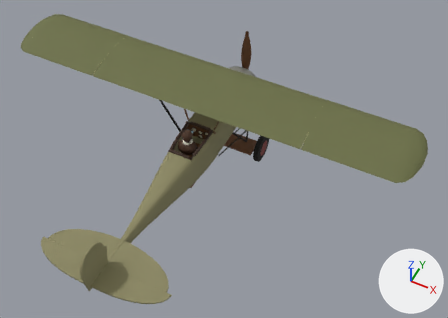
The glTF model public/models/fokker_dviii.glb as it was, and as the next commit left it.
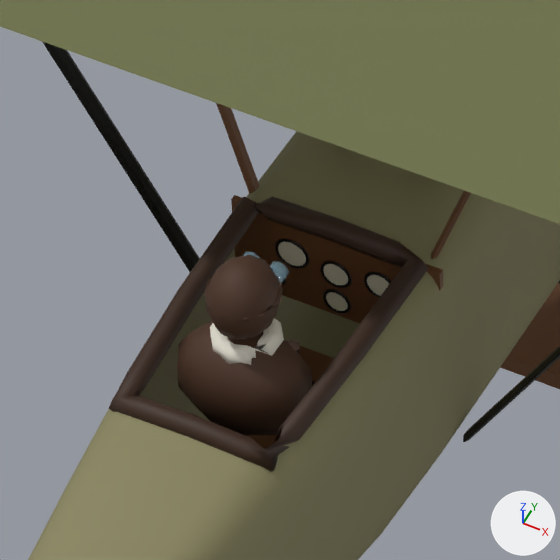
There are two pictures of each version: one whole from a camera (50 mm lens) standing at (4.29, -8.17, 9.13) and looking at (0.68, -0.96, 0.12), one close up on the part from 34% to 52% of the width and 29% to 54% of the height. Arrows for +X, +Y and +Z are at lower right; the lights stay in place. The older version's two pictures come first. Where no turn or scale is listed for an object, it has been applied to the vertices. Vertices at exactly the same position are counted once.

The scene before the commit, as lines of its bpy script (objects in view):
```python
ob_coaming = bpy.data.objects.new('Coaming', me_coaming)
ob_coaming.location = (0.0, 0.0, 0.0)
ob_cockpitinterior = bpy.data.objects.new('CockpitInterior', me_cockpitinterior)
ob_cockpitinterior.location = (0.0, 0.0, 0.0)
ob_gauge_compass = bpy.data.objects.new('Gauge_Compass', me_gauge_compass)
ob_gauge_compass.location = (0.0, -0.643, 0.139)
ob_pilot_figure = bpy.data.objects.new('Pilot_Figure', me_pilot_figure)
ob_pilot_figure.location = (0.0, 0.0, 0.0)
ob_struts = bpy.data.objects.new('Struts', me_struts)
ob_struts.location = (0.0, 0.0, 0.0)
# also in view: 'Fuselage' at (0.0, -1.61, 0.0); 'Wing_Main_L' at (-2.1, -0.28, 1.21); 'Undercarriage' at (0.0, -1.43, -0.52); 'Wing_Main_R' at (2.1, -0.28, 1.21)
```
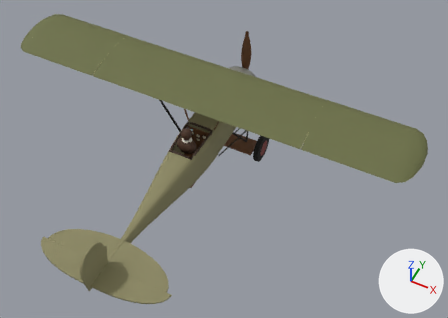
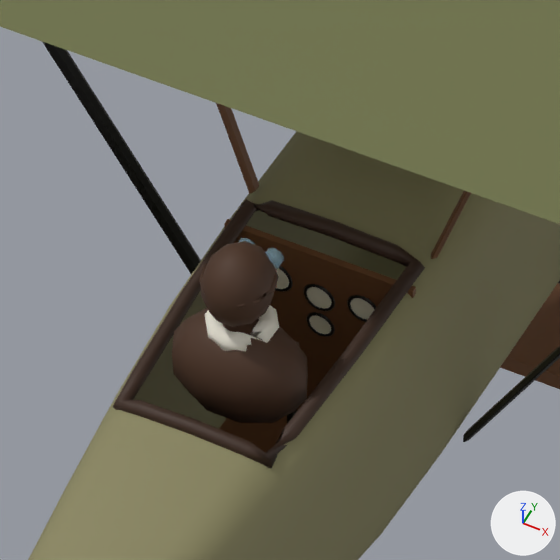
Edits to the scene script, one JSON object a line:
```json
{"block": "me_cockpitinterior", "where": "# used by ob_cockpitinterior; location = (0.0, 0.0, 0.0)"}
{"op": "remove", "block": "me_cockpitinterior", "code": "me_cockpitinterior.from_pydata(...)  # 62 vertices, 96 faces; spans x -0.331..0.331, y -1.58..-0.48, z -0.325..0.399"}
{"op": "add", "block": "me_cockpitinterior", "code": "me_cockpitinterior.from_pydata(...)  # 62 vertices, 96 faces; spans x -0.298..0.298, y -1.58..-0.48, z -0.339..0.407"}
{"block": "me_cockpitinterior", "change": "me_cockpitinterior part 1: the loose piece of 8 vertices spanning x -0.331..0.331, y -0.64..-0.62, z 0.079..0.399 is scaled about its middle by (0.899, 1, 2.33), then moved by (0.0, -0.1, -0.205)"}
{"block": "me_coaming", "where": "# used by ob_coaming; location = (0.0, 0.0, 0.0)"}
{"op": "remove", "block": "me_coaming", "code": "me_coaming.from_pydata(...)  # 84 vertices, 168 faces; spans x -0.299..0.299, y -1.485..-0.615, z 0.344..0.469"}
{"op": "add", "block": "me_coaming", "code": "me_coaming.from_pydata(...)  # 84 vertices, 168 faces; spans x -0.288..0.288, y -1.474..-0.626, z 0.354..0.459"}
{"block": "me_coaming", "change": "me_coaming part 2: 84 of 84 vertices moved; they spanned x -0.299..0.299, y -1.485..-0.615, z 0.344..0.469 and now span x -0.288..0.288, y -1.474..-0.626, z 0.354..0.459; mean shift (0.0, 0.0, 0.0)"}
{"block": "me_pilot_figure", "where": "# used by ob_pilot_figure; location = (0.0, 0.0, 0.0)"}
{"op": "remove", "block": "me_pilot_figure", "code": "me_pilot_figure.from_pydata(...)  # 304 vertices, 588 faces; spans x -0.205..0.205, y -1.3..-1.02, z 0.157..0.747"}
{"op": "add", "block": "me_pilot_figure", "code": "me_pilot_figure.from_pydata(...)  # 304 vertices, 588 faces; spans x -0.205..0.205, y -1.32..-1.04, z 0.227..0.817"}
{"block": "me_pilot_figure", "change": "me_pilot_figure part 3: the whole mesh is moved by (0.0, -0.02, 0.07)"}
{"op": "set", "path": "ob_gauge_compass.location", "old": "(0.0, -0.643, 0.139)", "new": "(0.0, -0.743, 0.137)"}
```

What differs and where, as boxes [x1, y1, x2, y2] in the close-ups (560 x 560 px; the box of a moved part takes in the faces that stretch with it):
```json
{"object": "Pilot_Figure", "change": "moved", "before": [177, 252, 312, 435], "after": [172, 238, 308, 423]}
{"object": "Coaming", "change": "reshaped", "before": [109, 196, 429, 472], "after": [113, 199, 425, 468]}
{"object": "CockpitInterior", "change": "reshaped", "before": [231, 195, 443, 449], "after": [219, 219, 416, 453], "on screen": "7% narrower, 8% shorter"}
{"object": "Gauge_Compass", "change": "moved", "before": [326, 292, 348, 311], "after": [309, 315, 331, 334]}
{"part": 1, "of": "me_cockpitinterior", "change": "moved or reshaped", "before": [231, 195, 443, 323], "after": [224, 219, 416, 411]}
```
